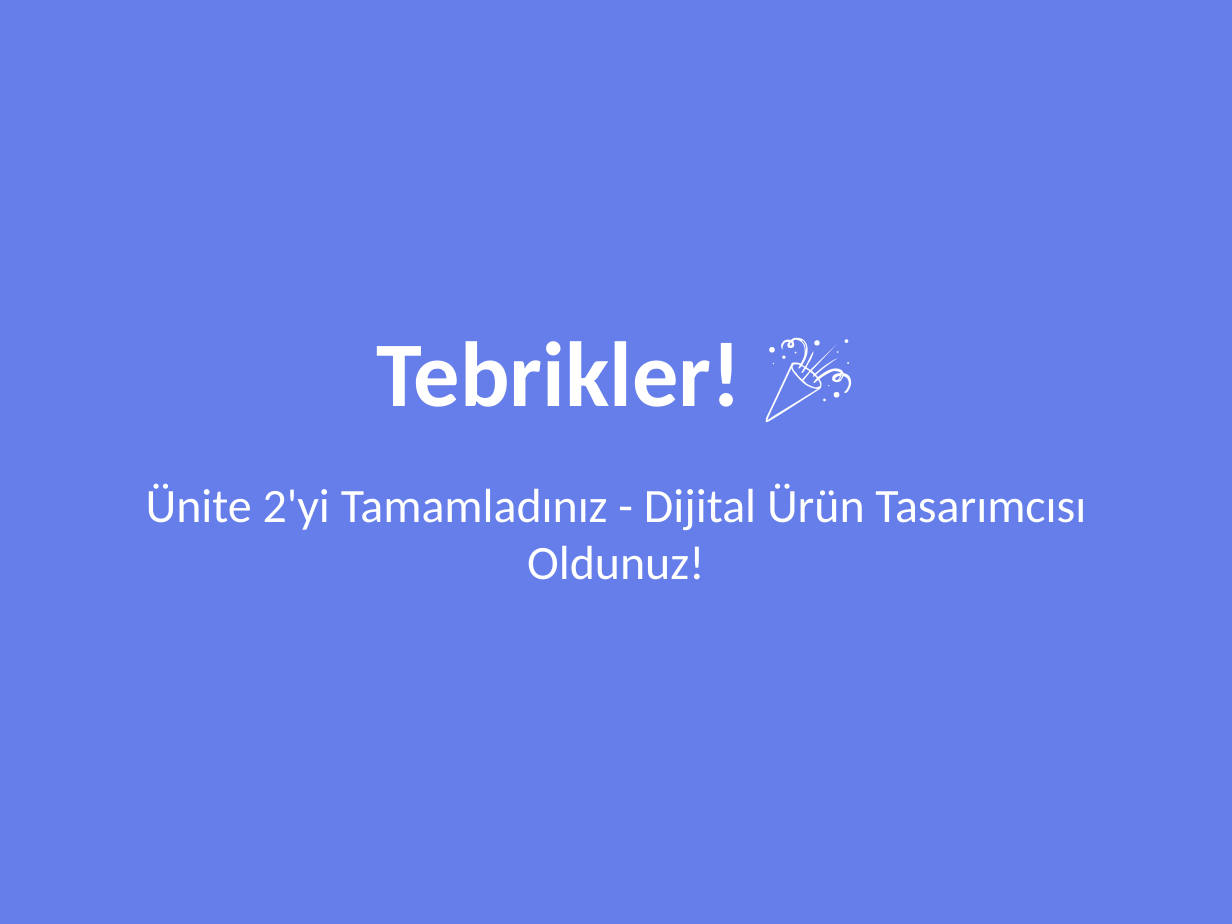
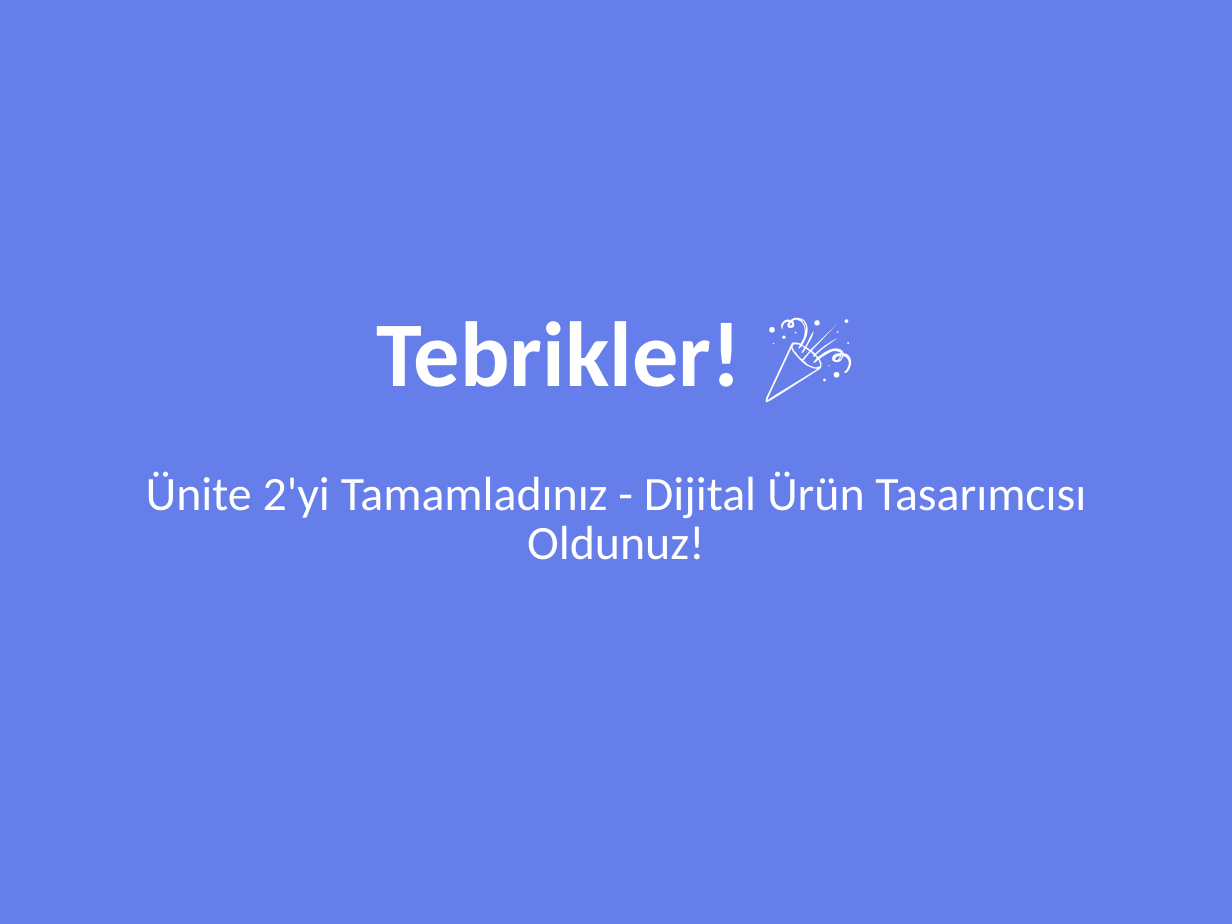
Before and after one commit to fikirkasi-arch/BST, a slide deck: slide 21 of sunumlar/5-sinif-unite2-dijital-urun-tasarimi-DETAYLI.pptx. Drawn at 1232x924 pixels with LibreOffice and Linux fonts; fonts in the diff are those of the drawing. Boxes give left, top, right and bottom in pixels: in the first picture for what was removed or moved away, otherwise in the second. Text is boxed around its words. In the diff, an @@ line names an element or a change of style, - is before the commit and + after.

```diff
--- a/sunumlar/5-sinif-unite2-dijital-urun-tasarimi-DETAYLI.pptx
+++ b/sunumlar/5-sinif-unite2-dijital-urun-tasarimi-DETAYLI.pptx
@@ text "Tebrikler! 🎉" at [376,321,741,387]: line spacing 1 to 0.85; more space between paragraphs @@
@@ text "Ünite 2'yi Tamamladınız - Dijital ..." at [146,471,1086,560]: line spacing 1 to 0.85; more space between paragraphs @@
```
Also in this commit, not shown: 20 other slides changed, 16 other files.
